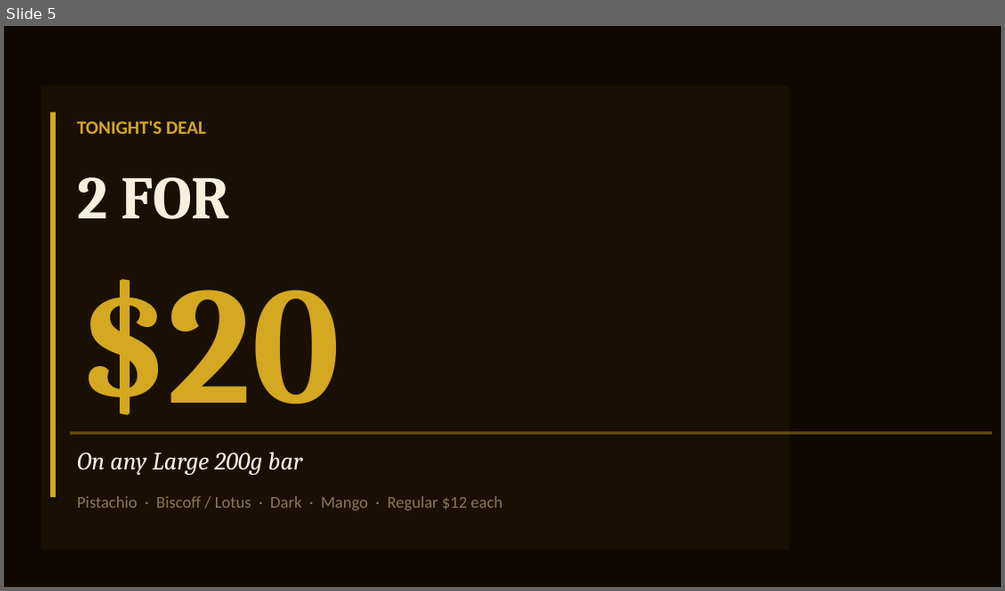
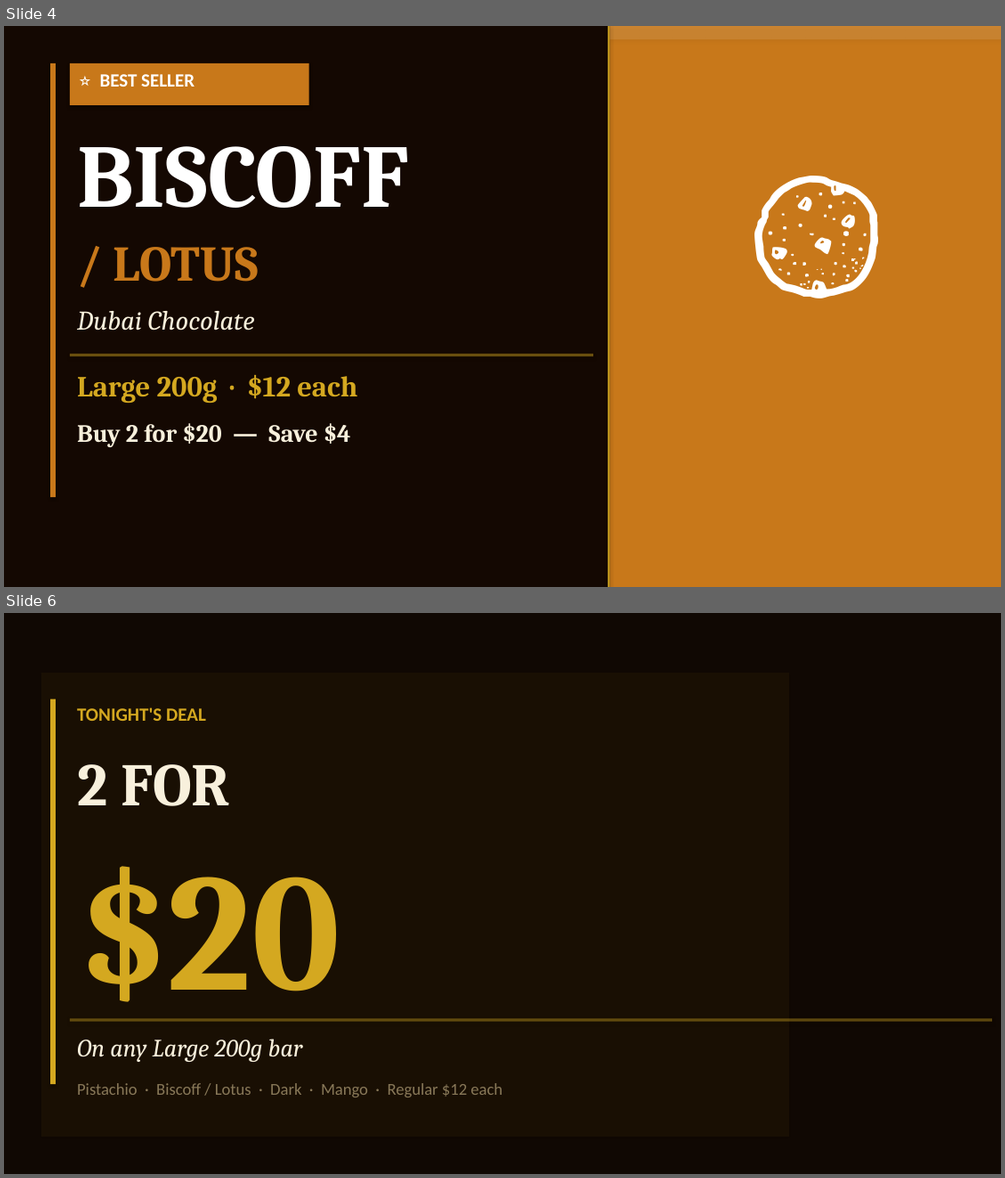
Before and after one commit to mnfadawi/hi, a slide deck: sahara-bites-fun-fair.pptx. Shown one above the other, each under a label of ours: slide 5 before the commit, slides 4 and 6 after it; the slides between them are not shown. The pictures are 1005x591 and 1005x1178 pixels, drawn with LibreOffice and Linux fonts; fonts in the diff are those of the drawing. Boxes give left, top, right and bottom in pixels: in the first picture for what was removed or moved away, otherwise in the second. Text is boxed around its words. In the diff, an @@ line names an element or a change of style, - is before the commit and + after.

```diff
--- a/sahara-bites-fun-fair.pptx
+++ b/sahara-bites-fun-fair.pptx
@@ slide 4 added at box(4, 26, 1001, 587), background #140802 @@
@@ rectangle added at box(607, 26, 610, 587), fill #D4A820 @@
@@ rectangle added at box(610, 26, 1001, 587), fill #C8781A @@
@@ rectangle added at box(610, 26, 1001, 39), fill #FFFFFF at 10% opacity @@
@@ rectangle added at box(50, 63, 56, 497), fill #C8781A @@
@@ rectangle added at box(70, 63, 309, 105), fill #C8781A @@
@@ text added at box(100, 74, 194, 87), 18 pt, text #FFFFFF, bold @@
+⭐ BEST SELLER
@@ text added at box(77, 146, 409, 208), 86 pt, text #FFFFFF, bold @@
+BISCOFF
@@ text added at box(639, 138, 994, 400), 130 pt, text #FFFFFF @@
+🍪
@@ text added at box(113, 247, 259, 281), 48 pt, text #C8781A, bold @@
+/ LOTUS
@@ text added at box(77, 311, 255, 330), 26 pt, text #F8F0DC, italic @@
+Dubai Chocolate
@@ rectangle added at box(70, 354, 593, 356), fill #D4A820 at 45% opacity @@
@@ text added at box(77, 375, 357, 402), 28 pt, text #D4A820, bold @@
+Large 200g · $12 each
@@ text added at box(77, 423, 351, 447), 24 pt, text #F8F0DC, bold @@
+Buy 2 for $20 — Save $4
@@ what was slide 5 is now slide 6 @@
```
Also in this commit, not shown: 4 slides changed.
